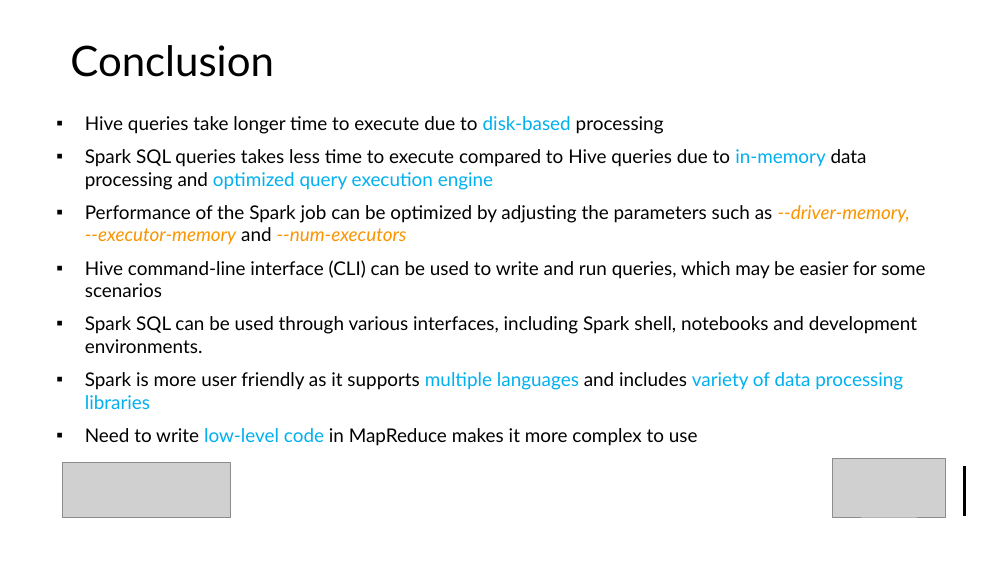
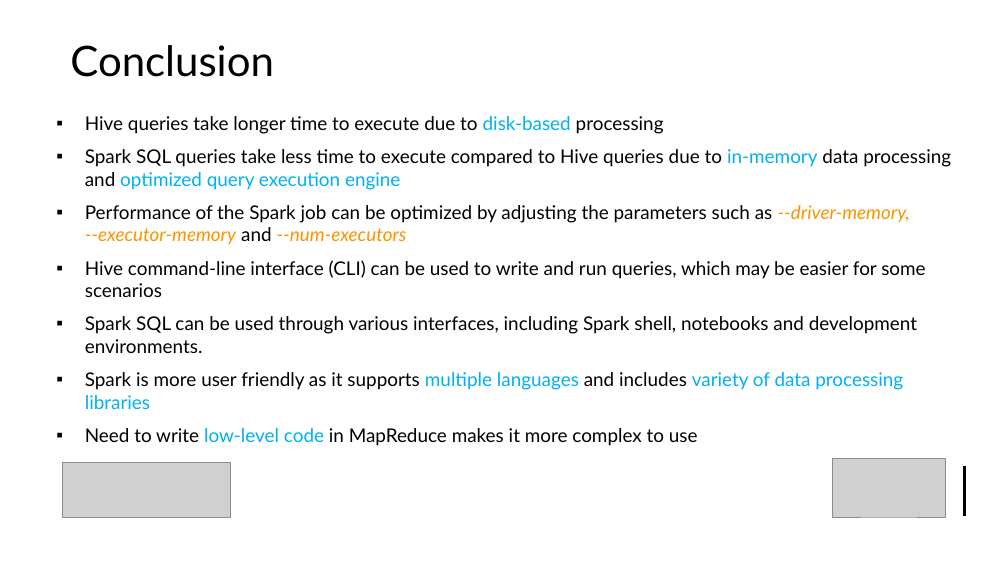
Before and after one commit to Chilthalanka/UoM_MapReduce-vs-Spark, a slide deck: slide 10 of demo/UOM_239375E.pptx. Drawn at 1008x567 pixels with LibreOffice and Linux fonts; fonts in the diff are those of the drawing; grey boxes stand for pictures. Boxes give left, top, right and bottom in pixels: in the first picture for what was removed or moved away, otherwise in the second. Text is boxed around its words. In the diff, an @@ line names an element or a change of style, - is before the commit and + after.

```diff
--- a/demo/UOM_239375E.pptx
+++ b/demo/UOM_239375E.pptx
@@ text at bbox=[85, 149, 951, 190]: text changed @@
-▪ Spark SQL queries takes less time to execute compared to Hive queries due to in-memory data processing and optimized query execution engine
+▪ Spark SQL queries take less time to execute compared to Hive queries due to in-memory data processing and optimized query execution engine
```
Also in this commit, not shown: 2 other slides changed.
